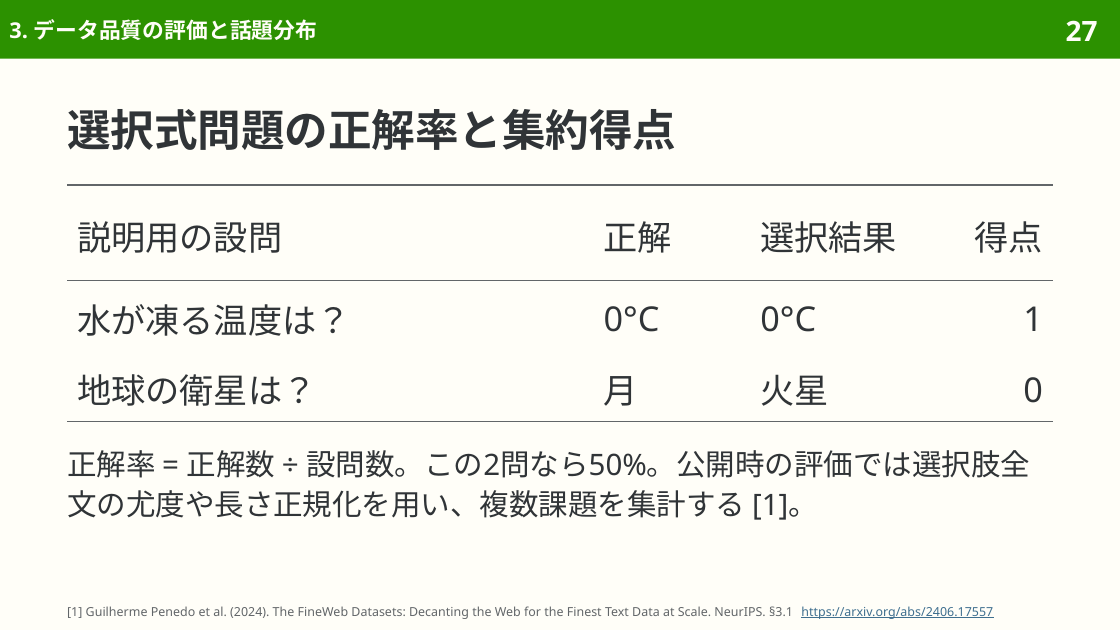
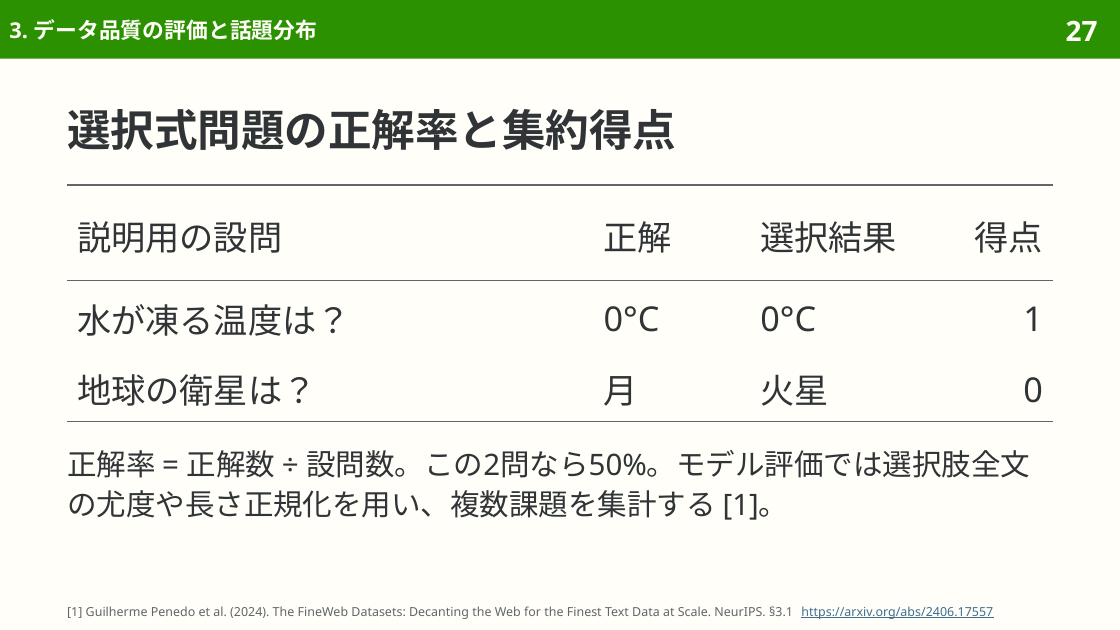
Before and after one commit to sasakiy84/datasets-in-10-minutes, a slide deck: slide 27 of slides/datasets-in-10-minutes-fineweb.pptx. Drawn at 1120x630 pixels with LibreOffice and Linux fonts; fonts in the diff are those of the drawing. Boxes give left, top, right and bottom in pixels: in the first picture for what was removed or moved away, otherwise in the second. Text is boxed around its words. In the diff, an @@ line names an element or a change of style, - is before the commit and + after.

```diff
--- a/slides/datasets-in-10-minutes-fineweb.pptx
+++ b/slides/datasets-in-10-minutes-fineweb.pptx
@@ text at (x1=67, y1=450, x2=1030, y2=520): text changed @@
-正解率 = 正解数 ÷ 設問数。この2問なら50%。公開時の評価では選択肢全文の尤度や長さ正規化を用い、複数課題を集計する [1]。
+正解率 = 正解数 ÷ 設問数。この2問なら50%。モデル評価では選択肢全文の尤度や長さ正規化を用い、複数課題を集計する [1]。
```
Also in this commit, not shown: 2 other slides changed, 3 other files.
